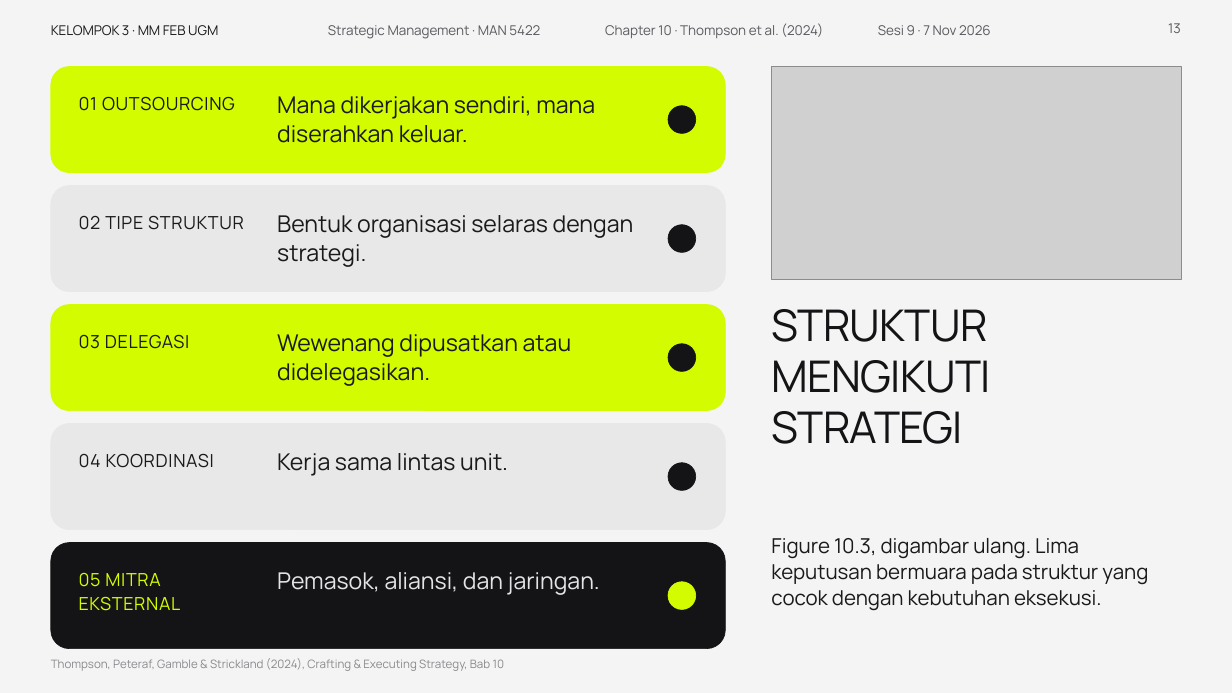
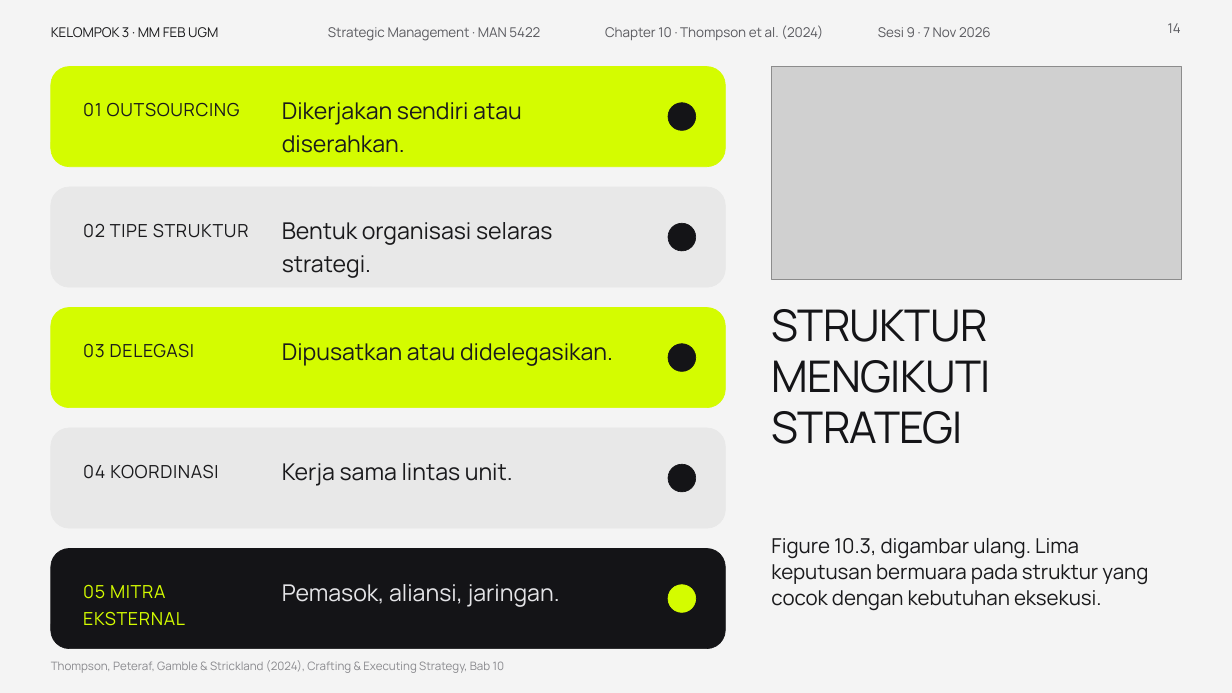
Before and after one commit to aslihabnuri/Dom-Manipulation, a slide deck: slide 14 of presentasi_ch10_kelompok3/SMJKT_Group 3_Aslih_Chapter 10 Strategy Execution.pptx (slide 13 before the commit). Drawn at 1232x693 pixels with LibreOffice and Linux fonts; fonts in the diff are those of the drawing; grey boxes stand for pictures; background and template pictures are left out. Boxes give left, top, right and bottom in pixels: in the first picture for what was removed or moved away, otherwise in the second. Text is boxed around its words. In the diff, an @@ line names an element or a change of style, - is before the commit and + after.

```diff
--- a/presentasi_ch10_kelompok3/SMJKT_Group 3_Aslih_Chapter 10 Strategy Execution.pptx
+++ b/presentasi_ch10_kelompok3/SMJKT_Group 3_Aslih_Chapter 10 Strategy Execution.pptx
@@ page number at [1168,23,1181,33]: text changed @@
-13
+14
@@ rounded rectangle: place and size @@
-rounded rectangle at [51,67,726,173]
+rounded rectangle at [51,67,726,166]
@@ text at [282,102,522,153]: text changed @@
-Mana dikerjakan sendiri, mana diserahkan keluar.
+Dikerjakan sendiri atau diserahkan.
@@ rounded rectangle: place and size @@
-rounded rectangle at [51,186,726,292]
+rounded rectangle at [51,187,726,287]
@@ text at [282,222,553,278]: text changed @@
-Bentuk organisasi selaras dengan strategi.
+Bentuk organisasi selaras strategi.
@@ text at [282,343,613,366]: text changed @@
-Wewenang dipusatkan atau didelegasikan.
+Dipusatkan atau didelegasikan.
@@ rounded rectangle: place and size @@
-rounded rectangle at [51,423,726,530]
+rounded rectangle at [51,428,726,528]
@@ text "04 KOORDINASI": place and size @@
-text "04 KOORDINASI" at [79,454,214,468]
+text "04 KOORDINASI" at [83,465,218,479]
@@ text "Kerja sama lintas unit.": place and size @@
-text "Kerja sama lintas unit." at [277,453,508,476]
+text "Kerja sama lintas unit." at [282,463,513,486]
@@ text "Kerja sama lintas unit." at [282,463,513,486]: line spacing 1.06 to 1.2 @@
@@ proportions changed in 5 elements at [51,308,726,408], [51,428,726,528], [51,187,726,287], [51,67,726,166], [51,549,726,649] @@
@@ rounded rectangle: place and size @@
-rounded rectangle at [51,543,726,649]
+rounded rectangle at [51,549,726,649]
@@ line spacing 1.1 to 1.22 in 10 elements at [51,27,218,37], [328,27,540,41], [605,25,823,40], [878,27,991,37], [51,660,505,673], [83,343,194,358], [83,224,249,238], [83,102,240,117], [83,465,218,479], [83,584,185,626] @@
@@ text "05 MITRA EKSTERNAL": place and size @@
-text "05 MITRA EKSTERNAL" at [79,573,181,611]
+text "05 MITRA EKSTERNAL" at [83,584,185,626]
@@ text at [282,584,560,607]: text changed @@
-Pemasok, aliansi, dan jaringan.
+Pemasok, aliansi, jaringan.
```
Also in this commit, not shown: 17 other slides changed, 1 slide added, 3 other files.
